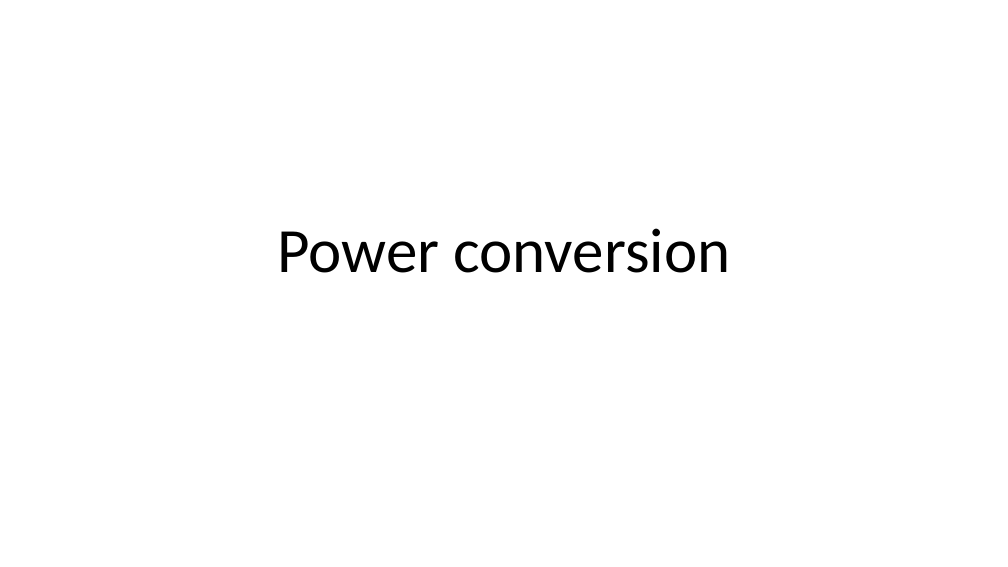
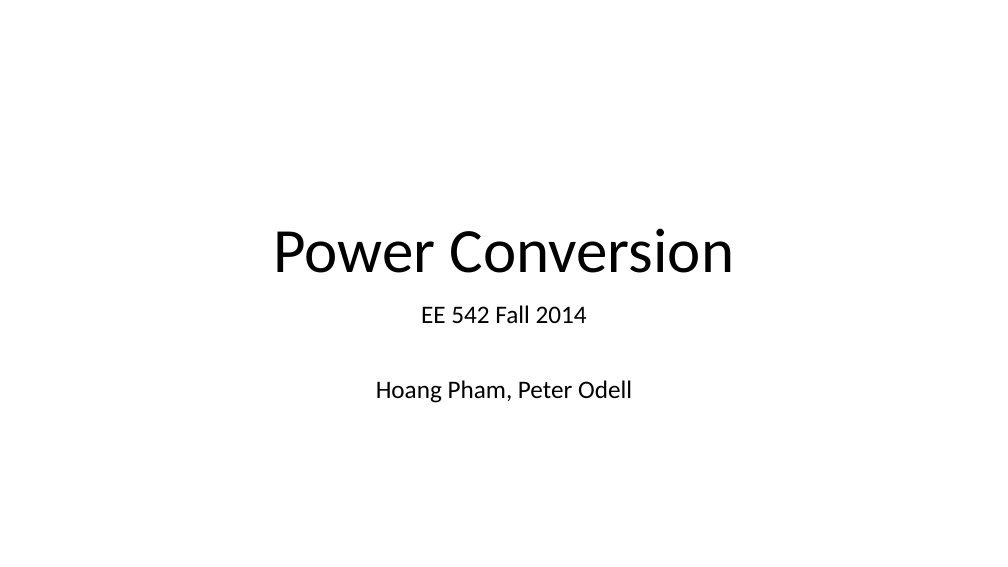
Before and after one commit to goose1987/EE542, a slide deck: slide 1 of Talk 1 power conversion.pptx. Drawn at 1008x567 pixels with LibreOffice and Linux fonts; fonts in the diff are those of the drawing. Boxes give left, top, right and bottom in pixels: in the first picture for what was removed or moved away, otherwise in the second. Text is boxed around its words. In the diff, an @@ line names an element or a change of style, - is before the commit and + after.

Commit message:
presentation updates

```diff
--- a/Talk 1 power conversion.pptx
+++ b/Talk 1 power conversion.pptx
@@ title at (x1=274, y1=228, x2=734, y2=273): text changed @@
-Power conversion
+Power Conversion
@@ subtitle added at (x1=376, y1=305, x2=632, y2=403), 24 pt, text #000000 @@
+EE 542 Fall 2014
+Hoang Pham, Peter Odell
```
Also in this commit, not shown: 2 other slides changed, 4 slides added, 1 slide removed.
